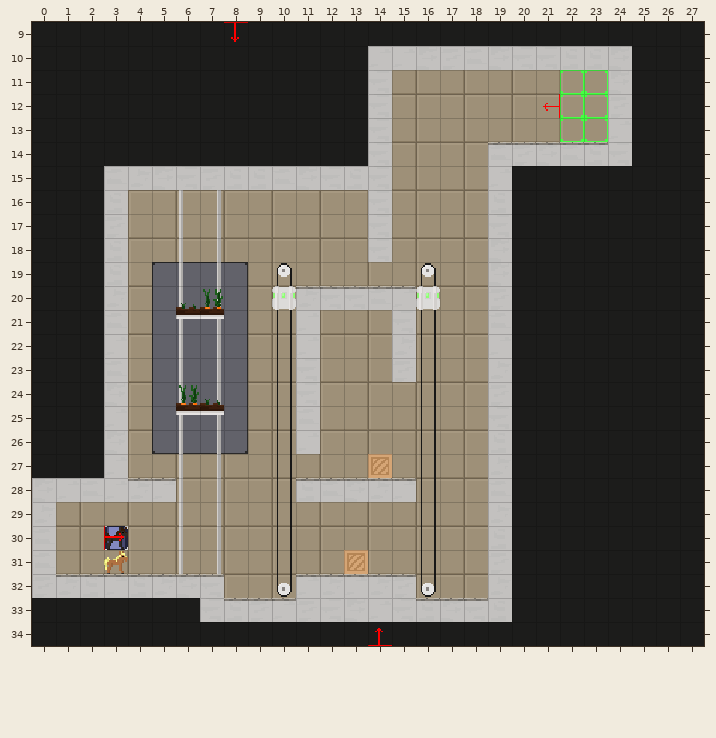
A Tiled map (JSON) gets an edit: level/level_plant_locked_easy.tmj. Above is the file before it was changed.
Cells are 16x16 px. Shown: x 0..27, y 9..34.
New version:
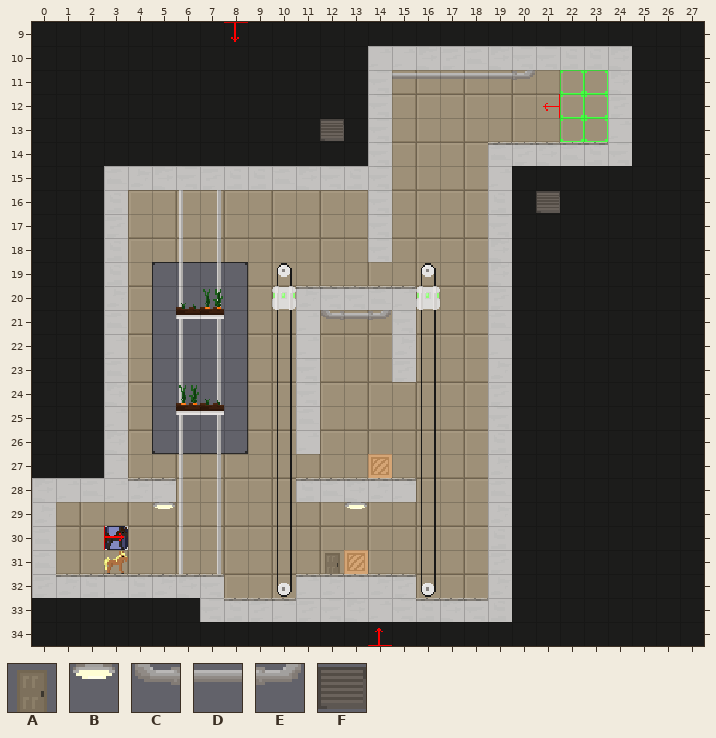
Key: from "tiles": A 45, B 104, C 105, D 106, E 107, F 108.
_ is an empty cell.
What changed:
Layer "bg2":
y 13: x 12 _ -> F
y 16: x 21 _ -> F
Layer "fg":
y 11: x 15..20 ______ -> DDDDDE
y 21: x 12..14 ___ -> CDE
y 29: x 5 _ -> B; x 13 _ -> B
y 31: x 12 _ -> A
